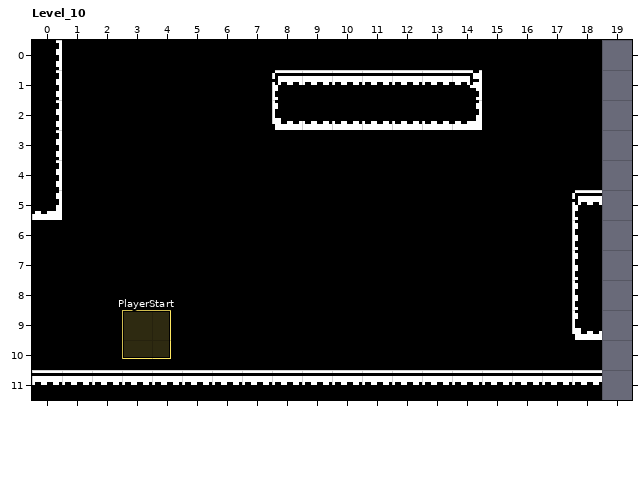
LDtk project, stored at builds/Crankwell.pdx/Levels/alt_scaling/World_10x10.ldtk. The first picture shows the starting point.
Cells are 10x10 px. Shown: Level_10 x 0..19, y 0..11. The old version is drawn lined up with the new one.
The same view after the edit:
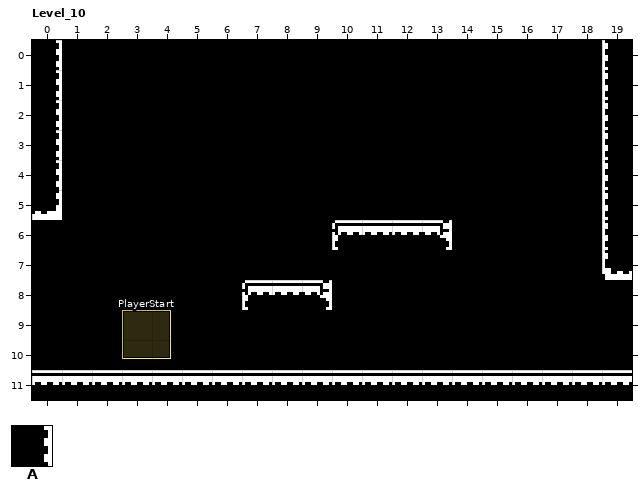
Key: from "Walls": A 1 "solid".
_ is an empty cell, . an unchanged one.
Difference:
map size 19x12 -> 20x12 cells
--- layer "Walls"
@@ x 7..19 @@
- 0 ............_
- 1 .AAAAAAA...._
- 2 .AAAAAAA...._
- 3 ............_
- 4 ............_
- 5 ...........A_
- 6 ...____....A_
- 7 ...........A_
- 8 ___........A.
- 9 ...........A.
+ 0 ............A
+ 1 ._______....A
+ 2 ._______....A
+ 3 ............A
+ 4 ............A
+ 5 ..........._A
+ 6 ...AAAA...._A
+ 7 ..........._A
+ 8 AAA........_.
+ 9 ..........._.
@@ x 19..19 @@
-11 _
+11 A
